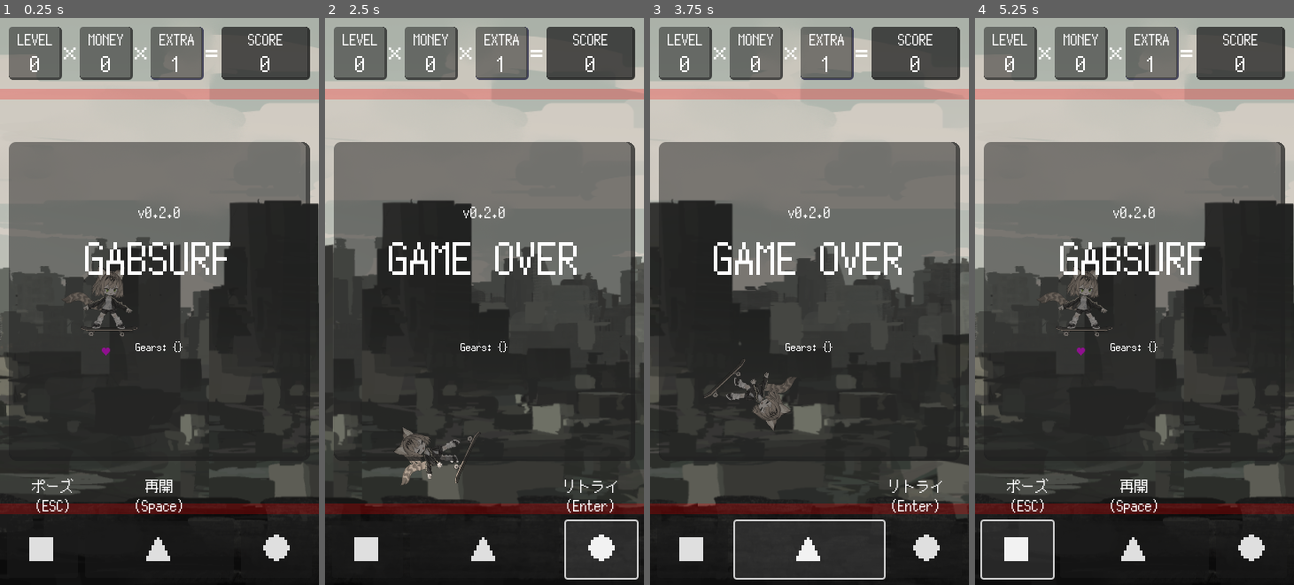
Above: before the commit, frames 1-4 (left to right).
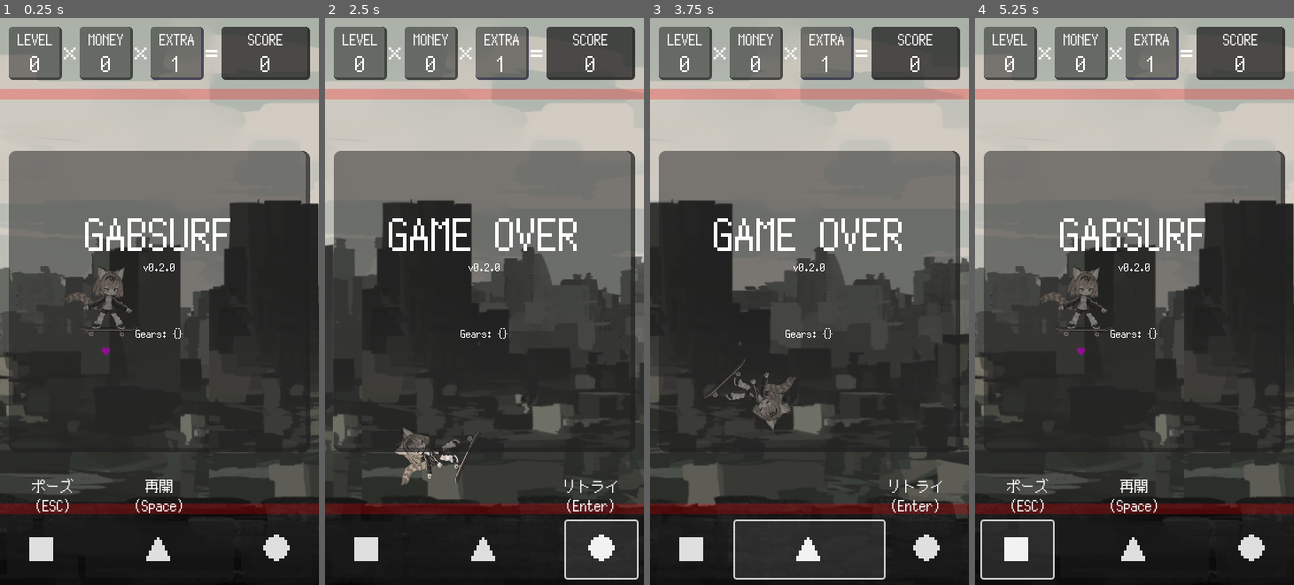
Above: after the commit, the same moments.

Repository: kamikoloss/gabsurf
Game: Godot game, scene res://scenes/main.tscn
Two runs of this game, one before a commit and one after it. Both use one fixed random seed, a clock stepped at 60 frames per second and the inputs below. Sound files missing from this copy of the repository are replaced by a short silence.
Inputs:
- Up to frame 1 (0.25 s): no input
- Up to frame 2 (2.5 s): click "■" at 0.5 s; click "▲" at 1.25 s; click "●" at 2 s
- Up to frame 3 (3.75 s): click "■" at 2.75 s; click "▲" at 3.5 s
- Up to frame 4 (5.25 s): click "●" at 4.25 s; click "■" at 5 s

The runs differ from the first frame. In frame 1, 3.5% of the frame differs, in the area x 2-98%, y 21-77%; in frame 2, 4.1%, in the area x 2-98%, y 21-79%; in frame 3, 3.9%; in frame 4, 3.5%.

Commit message:
ショップに並ぶギア名をランクの色にした

Diff:
--- a/scenes/gear.gd
+++ b/scenes/gear.gd
@@ -119,12 +119,26 @@
 # Shop UI 用のギア情報を取得する
 func get_gear_ui(gear):
 	var _gear_info = GEAR_INFO[gear]
-	var _title_suffix = ""
+	var _title = ""
 	var _desc = ""
+	var _max = ""
 
-	# タイトルの末尾に "(所持数/最大数)" をつける
-	var _count = my_gears.count(gear)
-	_title_suffix = " ({0}/{1})".format([_count + 1, _gear_info["m"]])
+	# ギア名をランクの色にする
+	var _rank_color = null
+	for _key in GEAR_RANK:
+		if (GEAR_RANK[_key].has(gear)):
+			_rank_color = _key
+	match _rank_color:
+		Global.Rank.WHITE:
+			_title = _gear_info["t"]
+		Global.Rank.BLUE:
+			_title = "[color=blue]{0}[/color]".format([_gear_info["t"]])
+		Global.Rank.GREEN:
+			_title = "[color=green]{0}[/color]".format([_gear_info["t"]])
+		Global.Rank.RED:
+			_title = "[color=red]{0}[/color]".format([_gear_info["t"]])
+		Global.Rank.GOLD:
+			_title = "[color=yellow]{0}[/color]".format([_gear_info["t"]])
 
 	# 説明文を必要に応じてフォーマットする
 	if _gear_info["f"] != null:
@@ -133,9 +147,14 @@
 	else:
 		_desc = _gear_info["d"]
 
+	# "<買ったら何個目になるか> / <最大購入可能数>"
+	var _count = my_gears.count(gear)
+	_max = "{0}/{1}".format([_count + 1, _gear_info["m"]])
+
 	return {
-		"c": "$" + str(_gear_info["c"]),
-		"i": ITEM_SPRITES[_gear_info["i"]],
-		"t": _gear_info["t"] + _title_suffix,
-		"d": _desc,
+		"title": _title,
+		"desc": _desc,
+		"cost": "$" + str(_gear_info["c"]),
+		"max": _max,
+		"icon": ITEM_SPRITES[_gear_info["i"]],
 	}
--- a/scenes/hero.gd
+++ b/scenes/hero.gd
@@ -151,7 +151,7 @@
 
 	if area.is_in_group("Gear"):
 		var _shop = area.get_node("../../")
-		var _is_gear_a = area.get_node("../").position.y > 0
+		var _is_gear_a = area.get_node("../").position.y < 0
 		var _gear = _shop.gear["a"] if _is_gear_a else _shop.gear["b"]
 		var _cost = Gear.GEAR_INFO[_gear]["c"]
 		if Global.money < _cost:
--- a/scenes/main.tscn
+++ b/scenes/main.tscn
@@ -385,7 +385,9 @@
 custom_minimum_size = Vector2(360, 360)
 layout_mode = 2
 theme_override_constants/margin_left = 10
+theme_override_constants/margin_top = 10
 theme_override_constants/margin_right = 10
+theme_override_constants/margin_bottom = 10
 
 [node name="Panel" type="Panel" parent="UI/CanvasLayer/Layout/Body"]
 layout_mode = 2
@@ -400,21 +402,19 @@
 grow_vertical = 2
 alignment = 1
 
-[node name="Version" type="Label" parent="UI/CanvasLayer/Layout/Body/Panel/Labels"]
-custom_minimum_size = Vector2(0, 32)
-layout_mode = 2
-theme_override_fonts/font = ExtResource("1_vc8gg")
-theme_override_font_sizes/font_size = 16
-text = "v0.2.0"
-horizontal_alignment = 1
-vertical_alignment = 1
-
 [node name="Title" type="Label" parent="UI/CanvasLayer/Layout/Body/Panel/Labels"]
-custom_minimum_size = Vector2(0, 64)
 layout_mode = 2
 theme_override_fonts/font = ExtResource("1_vc8gg")
 theme_override_font_sizes/font_size = 48
 text = "TITLE"
+horizontal_alignment = 1
+vertical_alignment = 1
+
+[node name="Version" type="Label" parent="UI/CanvasLayer/Layout/Body/Panel/Labels"]
+layout_mode = 2
+theme_override_fonts/font = ExtResource("1_vc8gg")
+theme_override_font_sizes/font_size = 12
+text = "v0.2.0"
 horizontal_alignment = 1
 vertical_alignment = 1
 
--- a/scenes/shop.gd
+++ b/scenes/shop.gd
@@ -8,14 +8,16 @@
 		"parent": $GearA,
 		"title": $GearA/Text/MarginContainer/VBoxContainer/Title,
 		"desc": $GearA/Text/MarginContainer/VBoxContainer/Description,
-		"cost": $GearA/Money/Label,
+		"cost": $GearA/Cost/Label,
+		"max": $GearA/Max/Label,
 		"icon": $GearA/Image,
 	},
 	"b": {
 		"parent": $GearB,
 		"title": $GearB/Text/MarginContainer/VBoxContainer/Title,
 		"desc": $GearB/Text/MarginContainer/VBoxContainer/Description,
-		"cost": $GearB/Money/Label,
+		"cost": $GearB/Cost/Label,
+		"max": $GearB/Max/Label,
 		"icon": $GearB/Image,
 	},
 }
@@ -44,10 +46,11 @@
 			_gear_ui[k]["parent"].queue_free()
 		else:
 			var _gear_info = Gear.get_gear_ui(gear[k])
-			_gear_ui[k]["title"].text = _gear_info["t"]
-			_gear_ui[k]["desc"].text = _gear_info["d"]
-			_gear_ui[k]["cost"].text = _gear_info["c"]
-			_gear_ui[k]["icon"].texture = _gear_info["i"]
+			_gear_ui[k]["title"].text = _gear_info["title"]
+			_gear_ui[k]["desc"].text = _gear_info["desc"]
+			_gear_ui[k]["cost"].text = _gear_info["cost"]
+			_gear_ui[k]["max"].text = _gear_info["max"]
+			_gear_ui[k]["icon"].texture = _gear_info["icon"]
 
 	_destroy()
 
--- a/scenes/shop.tscn
+++ b/scenes/shop.tscn
@@ -9,6 +9,11 @@
 
 [sub_resource type="StyleBoxFlat" id="StyleBoxFlat_kttc5"]
 bg_color = Color(0.25098, 0.25098, 0.25098, 1)
+border_width_left = 2
+border_width_top = 2
+border_width_right = 2
+border_width_bottom = 2
+border_color = Color(0.752941, 0.752941, 0.752941, 1)
 corner_radius_top_left = 4
 corner_radius_top_right = 4
 corner_radius_bottom_right = 4
@@ -16,6 +21,21 @@
 
 [sub_resource type="StyleBoxFlat" id="StyleBoxFlat_rlqq6"]
 bg_color = Color(0.25098, 0.25098, 0.25098, 1)
+border_width_left = 2
+border_width_top = 2
+border_width_right = 2
+border_width_bottom = 2
+border_color = Color(0.752941, 0.752941, 0.752941, 1)
+corner_radius_top_left = 4
+corner_radius_top_right = 4
+corner_radius_bottom_right = 4
+corner_radius_bottom_left = 4
+
+[sub_resource type="StyleBoxFlat" id="StyleBoxFlat_yp7ik"]
+bg_color = Color(0.25098, 0.25098, 0.25098, 1)
+border_width_left = 2
+border_width_top = 2
+border_width_right = 2
 corner_radius_top_left = 4
 corner_radius_top_right = 4
 corner_radius_bottom_right = 4
@@ -23,13 +43,11 @@
 
 [sub_resource type="StyleBoxFlat" id="StyleBoxFlat_j506a"]
 bg_color = Color(0.25098, 0.25098, 0.25098, 1)
-corner_radius_top_left = 4
-corner_radius_top_right = 4
-corner_radius_bottom_right = 4
-corner_radius_bottom_left = 4
-
-[sub_resource type="StyleBoxFlat" id="StyleBoxFlat_yp7ik"]
-bg_color = Color(0.25098, 0.25098, 0.25098, 1)
+border_width_left = 2
+border_width_top = 2
+border_width_right = 2
+border_width_bottom = 2
+border_color = Color(0.752941, 0.752941, 0.752941, 1)
 corner_radius_top_left = 4
 corner_radius_top_right = 4
 corner_radius_bottom_right = 4
@@ -116,7 +134,41 @@
 vertical_alignment = 1
 
 [node name="GearA" type="Node2D" parent="."]
-position = Vector2(-180, 80)
+position = Vector2(-180, -200)
+
+[node name="Cost" type="Panel" parent="GearA"]
+offset_left = 180.0
+offset_top = -40.0
+offset_right = 260.0
+offset_bottom = 10.0
+theme_override_styles/panel = SubResource("StyleBoxFlat_yp7ik")
+
+[node name="Label" type="Label" parent="GearA/Cost"]
+layout_mode = 0
+offset_right = 80.0
+offset_bottom = 40.0
+theme_override_fonts/font = ExtResource("2_bu7gq")
+theme_override_font_sizes/font_size = 24
+text = "$99"
+horizontal_alignment = 1
+vertical_alignment = 1
+
+[node name="Max" type="Panel" parent="GearA"]
+offset_left = 270.0
+offset_top = -40.0
+offset_right = 350.0
+offset_bottom = 10.0
+theme_override_styles/panel = SubResource("StyleBoxFlat_yp7ik")
+
+[node name="Label" type="Label" parent="GearA/Max"]
+layout_mode = 0
+offset_right = 80.0
+offset_bottom = 40.0
+theme_override_fonts/font = ExtResource("2_bu7gq")
+theme_override_font_sizes/font_size = 24
+text = "1/3"
+horizontal_alignment = 1
+vertical_alignment = 1
 
 [node name="Text" type="Panel" parent="GearA"]
 offset_right = 360.0
@@ -127,20 +179,21 @@
 layout_mode = 0
 offset_right = 360.0
 offset_bottom = 120.0
-theme_override_constants/margin_left = 10
+theme_override_constants/margin_left = 20
 theme_override_constants/margin_top = 10
-theme_override_constants/margin_right = 10
+theme_override_constants/margin_right = 20
 theme_override_constants/margin_bottom = 10
 
 [node name="VBoxContainer" type="VBoxContainer" parent="GearA/Text/MarginContainer"]
 layout_mode = 2
-theme_override_constants/separation = 10
-
-[node name="Title" type="Label" parent="GearA/Text/MarginContainer/VBoxContainer"]
-layout_mode = 2
-theme_override_fonts/font = ExtResource("2_bu7gq")
-theme_override_font_sizes/font_size = 24
+
+[node name="Title" type="RichTextLabel" parent="GearA/Text/MarginContainer/VBoxContainer"]
+layout_mode = 2
+theme_override_fonts/normal_font = ExtResource("2_bu7gq")
+theme_override_font_sizes/normal_font_size = 24
+bbcode_enabled = true
 text = "あいうえあいうえ"
+fit_content = true
 
 [node name="Description" type="Label" parent="GearA/Text/MarginContainer/VBoxContainer"]
 layout_mode = 2
@@ -150,23 +203,6 @@
 あいうえあいうえあいうえ
 あいうえあいうえあいうえ"
 
-[node name="Money" type="Panel" parent="GearA"]
-offset_left = 280.0
-offset_top = -32.0
-offset_right = 360.0
-offset_bottom = 8.0
-theme_override_styles/panel = SubResource("StyleBoxFlat_yp7ik")
-
-[node name="Label" type="Label" parent="GearA/Money"]
-layout_mode = 0
-offset_right = 80.0
-offset_bottom = 40.0
-theme_override_fonts/font = ExtResource("2_bu7gq")
-theme_override_font_sizes/font_size = 24
-text = "$99"
-horizontal_alignment = 1
-vertical_alignment = 1
-
 [node name="Image" type="Sprite2D" parent="GearA"]
 position = Vector2(300, 60)
 scale = Vector2(0.4, 0.4)
@@ -179,7 +215,41 @@
 shape = SubResource("CircleShape2D_esaij")
 
 [node name="GearB" type="Node2D" parent="."]
-position = Vector2(-180, -200)
+position = Vector2(-180, 80)
+
+[node name="Cost" type="Panel" parent="GearB"]
+offset_left = 180.0
+offset_top = -40.0
+offset_right = 260.0
+offset_bottom = 10.0
+theme_override_styles/panel = SubResource("StyleBoxFlat_yp7ik")
+
+[node name="Label" type="Label" parent="GearB/Cost"]
+layout_mode = 0
+offset_right = 80.0
+offset_bottom = 40.0
+theme_override_fonts/font = ExtResource("2_bu7gq")
+theme_override_font_sizes/font_size = 24
+text = "$99"
+horizontal_alignment = 1
+vertical_alignment = 1
+
+[node name="Max" type="Panel" parent="GearB"]
+offset_left = 270.0
+offset_top = -40.0
+offset_right = 350.0
+offset_bottom = 10.0
+theme_override_styles/panel = SubResource("StyleBoxFlat_yp7ik")
+
+[node name="Label" type="Label" parent="GearB/Max"]
+layout_mode = 0
+offset_right = 80.0
+offset_bottom = 40.0
+theme_override_fonts/font = ExtResource("2_bu7gq")
+theme_override_font_sizes/font_size = 24
+text = "1/3"
+horizontal_alignment = 1
+vertical_alignment = 1
 
 [node name="Text" type="Panel" parent="GearB"]
 offset_right = 360.0
@@ -190,20 +260,21 @@
 layout_mode = 0
 offset_right = 360.0
 offset_bottom = 120.0
-theme_override_constants/margin_left = 10
+theme_override_constants/margin_left = 20
 theme_override_constants/margin_top = 10
-theme_override_constants/margin_right = 10
+theme_override_constants/margin_right = 20
 theme_override_constants/margin_bottom = 10
 
 [node name="VBoxContainer" type="VBoxContainer" parent="GearB/Text/MarginContainer"]
 layout_mode = 2
-theme_override_constants/separation = 10
-
-[node name="Title" type="Label" parent="GearB/Text/MarginContainer/VBoxContainer"]
-layout_mode = 2
-theme_override_fonts/font = ExtResource("2_bu7gq")
-theme_override_font_sizes/font_size = 24
+
+[node name="Title" type="RichTextLabel" parent="GearB/Text/MarginContainer/VBoxContainer"]
+layout_mode = 2
+theme_override_fonts/normal_font = ExtResource("2_bu7gq")
+theme_override_font_sizes/normal_font_size = 24
+bbcode_enabled = true
 text = "あいうえあいうえ"
+fit_content = true
 
 [node name="Description" type="Label" parent="GearB/Text/MarginContainer/VBoxContainer"]
 layout_mode = 2
@@ -213,23 +284,6 @@
 あいうえあいうえあいうえ
 あいうえあいうえあいうえ"
 
-[node name="Money" type="Panel" parent="GearB"]
-offset_left = 280.0
-offset_top = -32.0
-offset_right = 360.0
-offset_bottom = 8.0
-theme_override_styles/panel = SubResource("StyleBoxFlat_yp7ik")
-
-[node name="Label" type="Label" parent="GearB/Money"]
-layout_mode = 0
-offset_right = 80.0
-offset_bottom = 40.0
-theme_override_fonts/font = ExtResource("2_bu7gq")
-theme_override_font_sizes/font_size = 24
-text = "$99"
-horizontal_alignment = 1
-vertical_alignment = 1
-
 [node name="Image" type="Sprite2D" parent="GearB"]
 position = Vector2(300, 60)
 scale = Vector2(0.4, 0.4)
